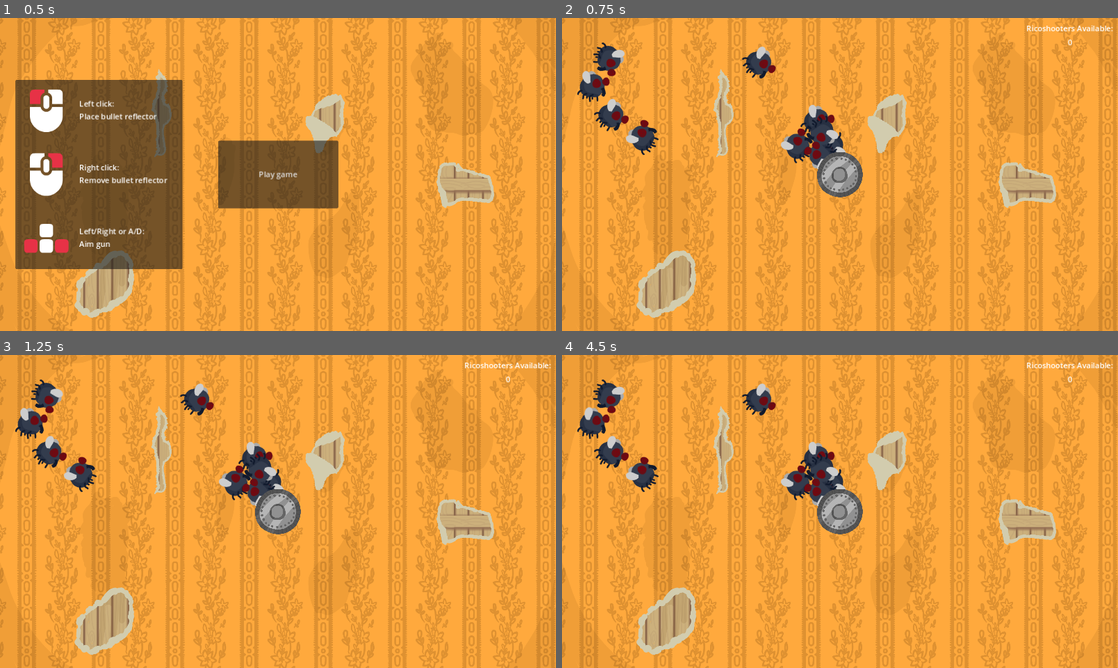
Above: before the commit, frames 1-4 (two rows, left to right).
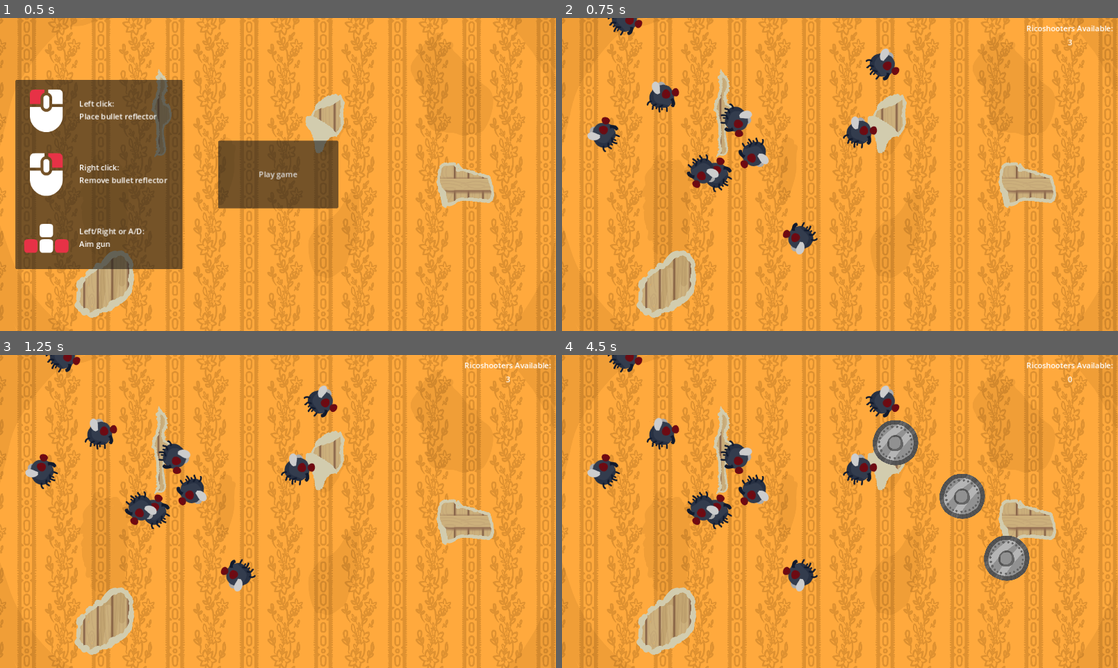
Above: after the commit, the same moments.

Repository: charlottebecconsall/fly-on-the-wall
Game: Godot game, scene res://menu.tscn
Two runs of this game, one before a commit and one after it. Both use one fixed random seed, a clock stepped at 60 frames per second and the inputs below.
Inputs (mouse positions are in pixels of both pictures, inside the frame that each line leads up to):
- Up to frame 1 (0.5 s): no input
- Up to frame 2 (0.75 s): click "Play game" at 0.5 s
- Up to frame 3 (1.25 s): no input
- Up to frame 4 (4.5 s): tap Enter at 1.25, 4.25 s; move the mouse to (962, 495) at 1.27 s; hold Right mouse button (remove_ricoshooter, bound only after th… 1.28-2.03 s; click (962, 495) at 1.35 s; tap Space at 2 s; move the mouse to (728, 527) at 2.02 s; right-click (728, 527) at 2.1 s; click (728, 527) at 2.3 s; move the mouse to (895, 442) at 2.77 s; hold Right mouse button (remove_ricoshooter, bound only after th… 2.78-3.53 s; click (895, 442) at 2.85 s; move the mouse to (812, 574) at 3.52 s; right-click (812, 574) at 3.6 s; click (812, 574) at 3.8 s; move the mouse to (1006, 558) at 4.27 s; hold Right mouse button (remove_ricoshooter, bound only after th… from 4.28 s (still down); click (1006, 558) at 4.35 s

Frame 1 is identical in both runs. In frame 2, 7.4% of the frame differs, in the area x 2-92%, y 0-76%; in frame 3, 7.4%; in frame 4, 10%, in the area x 2-85%, y 0-76%.

Commit message:
Some ricoshooter action

Diff:
--- a/fly.gd
+++ b/fly.gd
@@ -1,4 +1,6 @@
 extends Node2D
+
+signal entry_refused
 
 @onready var wing_buzz_timer: Timer = $WingBuzzTimer
 
@@ -14,3 +16,15 @@
 		tween.tween_callback(fly_sprite.set_frame.bind(0))
 		tween.tween_interval(0.02)
 	tween.tween_callback(wing_buzz_timer.start.bind(randf_range(0.5, 3.0)))
+
+
+# Called every frame. 'delta' is the elapsed time since the previous frame.
+func _process(delta: float) -> void:
+	pass
+
+
+func _on_fly_entered(area: Area2D) -> void:
+	if area.is_in_group("Ricoshooters"):
+		if !area.owner.is_queued_for_deletion():
+			area.owner.ricoshooter_removed.emit()
+			area.owner.queue_free()
--- a/fly.tscn
+++ b/fly.tscn
@@ -23,3 +23,5 @@
 one_shot = true
 
 [connection signal="timeout" from="WingBuzzTimer" to="." method="buzz_wings"]
+
+[connection signal="area_entered" from="Area2D" to="." method="_on_fly_entered"]
--- a/main_game.gd
+++ b/main_game.gd
@@ -8,12 +8,22 @@
 		var fly_scene = preload("res://fly.tscn")
 		var fly = fly_scene.instantiate() as Node2D
 		add_child(fly)
-		fly.position = Vector2(randi() % (get_window().size.x-100), randi() % (get_window().size.y-100))
+		fly.entry_refused.emit(reject_ricoshooter)
+		fly.position = Vector2(randi() % (get_window().content_scale_size.x-100), randi() % (get_window().content_scale_size.y-100))
 		fly.rotation_degrees = randi() % 360
 
 
 func load_ricoshooter_info(num_ricoshooters):
 	$RicoshooterNum.text = str(num_ricoshooters)
+
+
+func remove_ricoshooter():
+	num_ricoshooters += 1
+	load_ricoshooter_info(num_ricoshooters)
+
+
+func reject_ricoshooter():
+	pass
 
 
 # Called when the node enters the scene tree for the first time.
@@ -23,13 +33,14 @@
 	load_ricoshooter_info(num_ricoshooters)
 
 
+
 # Called every frame. 'delta' is the elapsed time since the previous frame.
 func _process(delta: float) -> void:
-	if MOUSE_BUTTON_LEFT:
-		if num_ricoshooters > 0:
-			var ricoshooter_scene = preload("res://ricoshooters.tscn")
-			var ricoshooter = ricoshooter_scene.instantiate() as Node2D
-			add_child(ricoshooter)
-			ricoshooter.position = get_global_mouse_position()
-			num_ricoshooters -= 1
-			load_ricoshooter_info(num_ricoshooters)
+	if Input.is_action_just_pressed("place_ricoshooter") and num_ricoshooters > 0:
+		var ricoshooter_scene = preload("res://ricoshooters.tscn")
+		var ricoshooter = ricoshooter_scene.instantiate()
+		add_child(ricoshooter)
+		ricoshooter.position = get_global_mouse_position()
+		ricoshooter.ricoshooter_removed.connect(remove_ricoshooter)
+		num_ricoshooters -= 1
+		load_ricoshooter_info(num_ricoshooters)
--- a/project.godot
+++ b/project.godot
@@ -18,3 +18,20 @@
 [display]
 
 window/stretch/mode="canvas_items"
+
+[global_group]
+
+Ricoshooters=""
+
+[input]
+
+place_ricoshooter={
+"deadzone": 0.5,
+"events": [Object(InputEventMouseButton,"resource_local_to_scene":false,"resource_name":"","device":-1,"window_id":0,"alt_pressed":false,"shift_pressed":false,"ctrl_pressed":false,"meta_pressed":false,"button_mask":0,"position":Vector2(0, 0),"global_position":Vector2(0, 0),"factor":1.0,"button_index":1,"canceled":false,"pressed":false,"double_click":false,"script":null)
+]
+}
+remove_ricoshooter={
+"deadzone": 0.5,
+"events": [Object(InputEventMouseButton,"resource_local_to_scene":false,"resource_name":"","device":-1,"window_id":0,"alt_pressed":false,"shift_pressed":false,"ctrl_pressed":false,"meta_pressed":false,"button_mask":0,"position":Vector2(0, 0),"global_position":Vector2(0, 0),"factor":1.0,"button_index":2,"canceled":false,"pressed":false,"double_click":false,"script":null)
+]
+}
--- a/ricoshooters.gd
+++ b/ricoshooters.gd
@@ -1,5 +1,9 @@
 extends Node2D
 
+signal ricoshooter_removed
+signal ricoshooter_moved
+
+var moving = false
 
 # Called when the node enters the scene tree for the first time.
 func _ready() -> void:
@@ -9,3 +13,9 @@
 # Called every frame. 'delta' is the elapsed time since the previous frame.
 func _process(delta: float) -> void:
 	pass
+
+
+func _on_area_2d_input_event(viewport: Node, event: InputEvent, shape_idx: int) -> void:
+	if event.is_action_pressed("remove_ricoshooter"):
+		ricoshooter_removed.emit()
+		queue_free()
--- a/ricoshooters.tscn
+++ b/ricoshooters.tscn
@@ -9,7 +9,7 @@
 [node name="Ricoshooters" type="Node2D"]
 script = ExtResource("1_srr3p")
 
-[node name="Area2D" type="Area2D" parent="."]
+[node name="Area2D" type="Area2D" parent="." groups=["Ricoshooters"]]
 
 [node name="CollisionShape2D" type="CollisionShape2D" parent="Area2D"]
 shape = SubResource("CircleShape2D_mn1kr")
@@ -17,3 +17,5 @@
 [node name="Ricoshooter" type="Sprite2D" parent="Area2D"]
 scale = Vector2(0.356877, 0.356877)
 texture = ExtResource("2_q5j8u")
+
+[connection signal="input_event" from="Area2D" to="." method="_on_area_2d_input_event"]
Not shown: 1 places in main_game.tscn that only renumber resources
